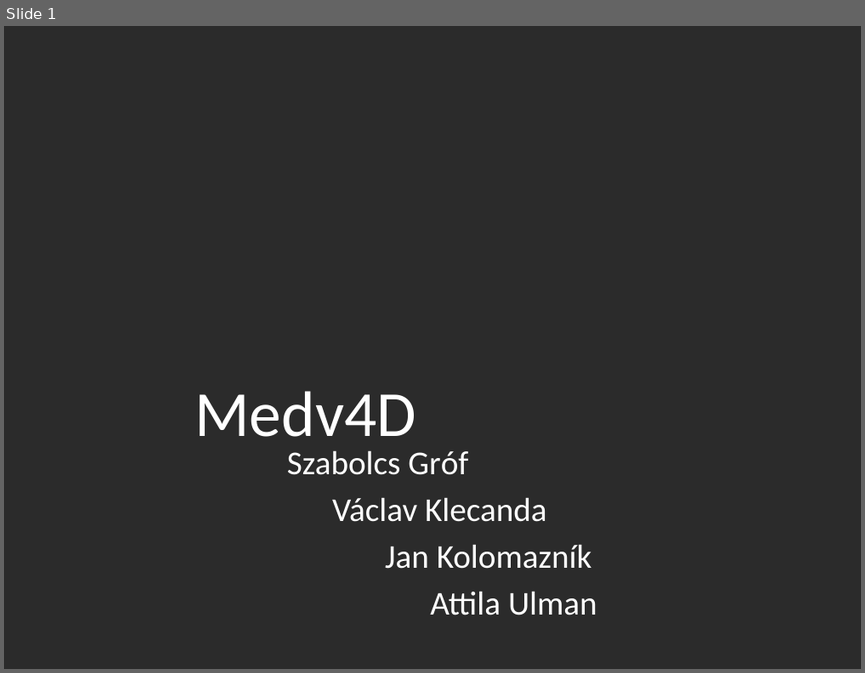
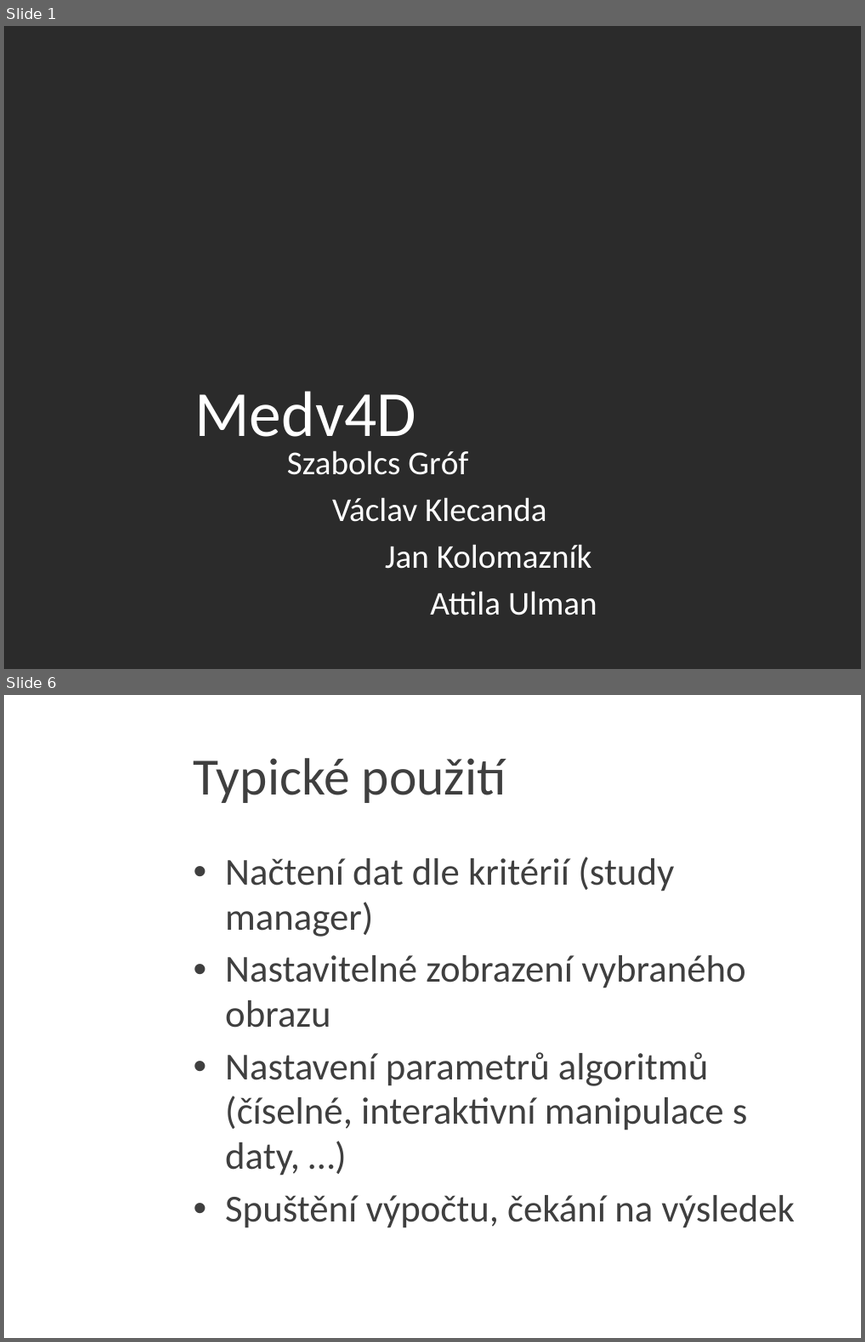
Before and after one commit to JanKolomaznik/MedV4D, a slide deck: doc/Presentation/Medv4D.pptx. Shown one above the other, each under a label of ours: slide 1 before the commit, slides 1 and 6 after it; the slides between them are not shown. The pictures are 865x673 and 865x1342 pixels, drawn with LibreOffice and Linux fonts; fonts in the diff are those of the drawing; background and template pictures are left out; a plain dark background stands for a picture behind light text. Boxes give left, top, right and bottom in pixels: in the first picture for what was removed or moved away, otherwise in the second. Text is boxed around its words. In the diff, an @@ line names an element or a change of style, - is before the commit and + after.

```diff
--- a/doc/Presentation/Medv4D.pptx
+++ b/doc/Presentation/Medv4D.pptx
@@ slide 6 added at (4,695,861,1338), background picture (left out) @@
@@ title added at (194,758,506,803), 44 pt, text #3F3F3F @@
+Typické použití
@@ text added at (225,857,794,1228), 32 pt, text #3F3F3F @@
+• Načtení dat dle kritérií (study manager)
+• Nastavitelné zobrazení vybraného obrazu
+• Nastavení parametrů algoritmů (číselné, interaktivní manipulace s daty, …)
+• Spuštění výpočtu, čekání na výsledek
```
Also in this commit, not shown: 1 slide changed, 13 other slides added, 2 slides removed.
